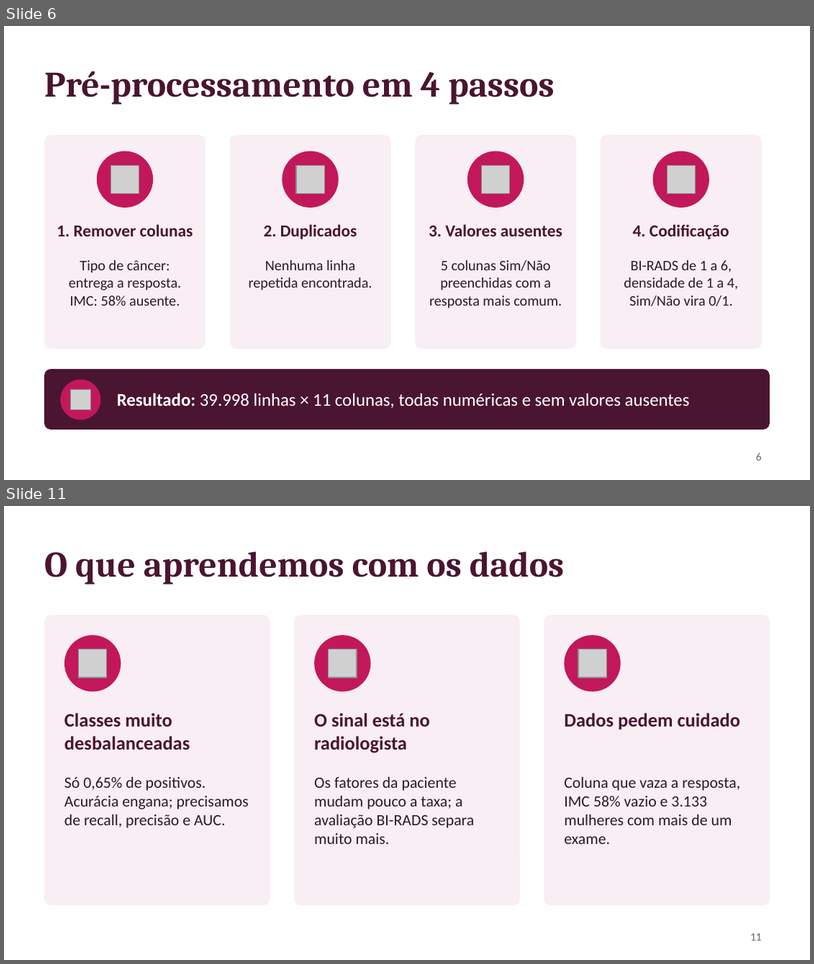
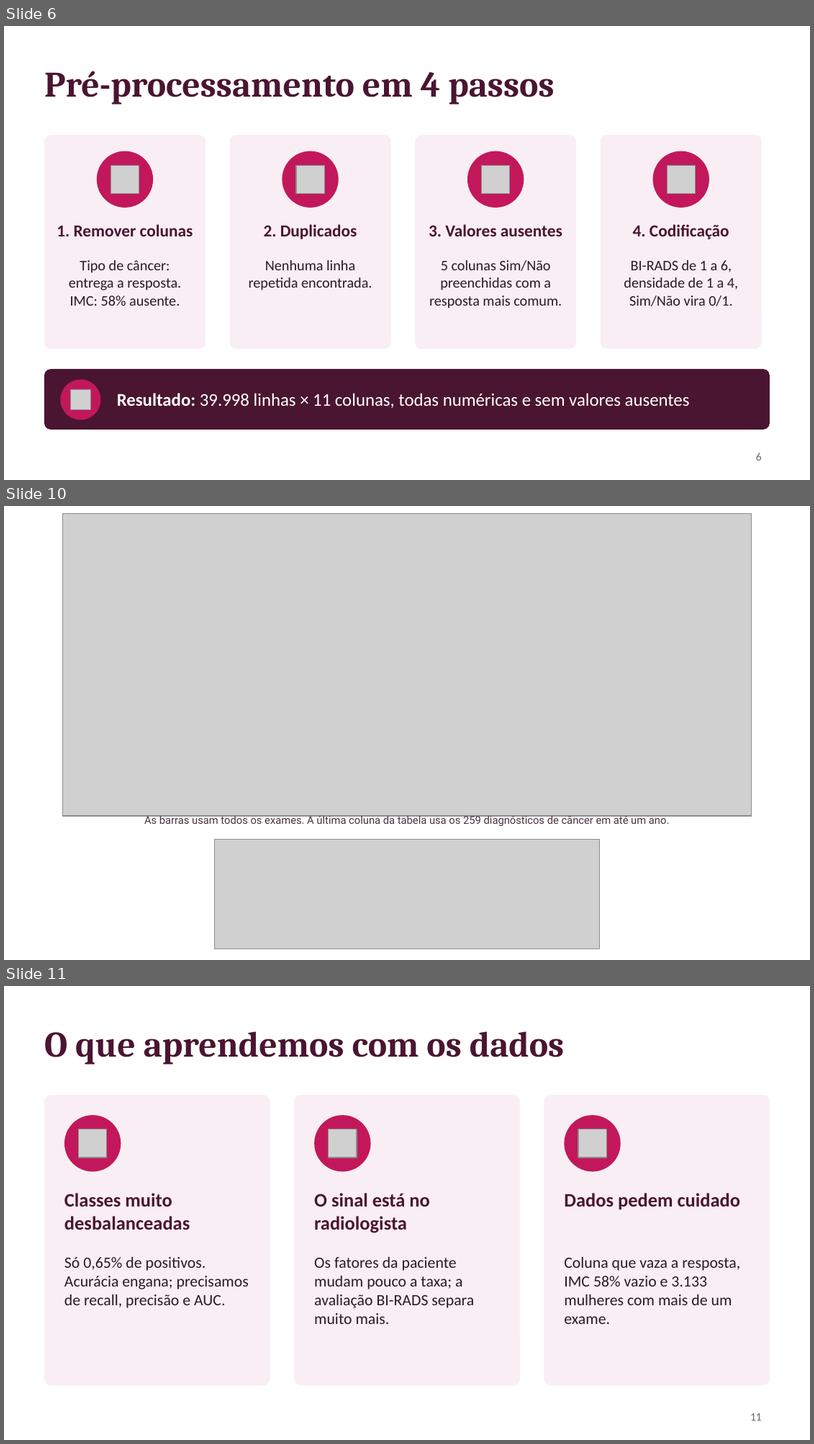
Before and after one commit to arthurMalveste/Breast-Cancer-Analysis-and-Classification, a slide deck: apresentacao/Apresentacao_Cancer_de_Mama.pptx. Shown one above the other, each under a label of ours: slides 6 and 11 before the commit, slides 6, 10 and 11 after it; the slides between them are not shown. The pictures are 814x964 and 814x1444 pixels, drawn with LibreOffice and Linux fonts; fonts in the diff are those of the drawing; grey boxes stand for pictures. Boxes give left, top, right and bottom in pixels: in the first picture for what was removed or moved away, otherwise in the second. Text is boxed around its words. In the diff, an @@ line names an element or a change of style, - is before the commit and + after.

```diff
--- a/apresentacao/Apresentacao_Cancer_de_Mama.pptx
+++ b/apresentacao/Apresentacao_Cancer_de_Mama.pptx
@@ slide 10 added at <box>4,506,810,960</box>, background #FFFFFF @@
@@ picture added at <box>63,513,751,816</box> @@
@@ text added at <box>144,815,669,826</box>, 9.5 pt, text #4C3040 @@
+As barras usam todos os exames. A última coluna da tabela usa os 259 diagnósticos de câncer em até um ano.
@@ picture added at <box>214,839,600,948</box> @@
```
Also in this commit, not shown: 3 slides changed, 1 other slide added, 2 slides removed, 8 other files.
